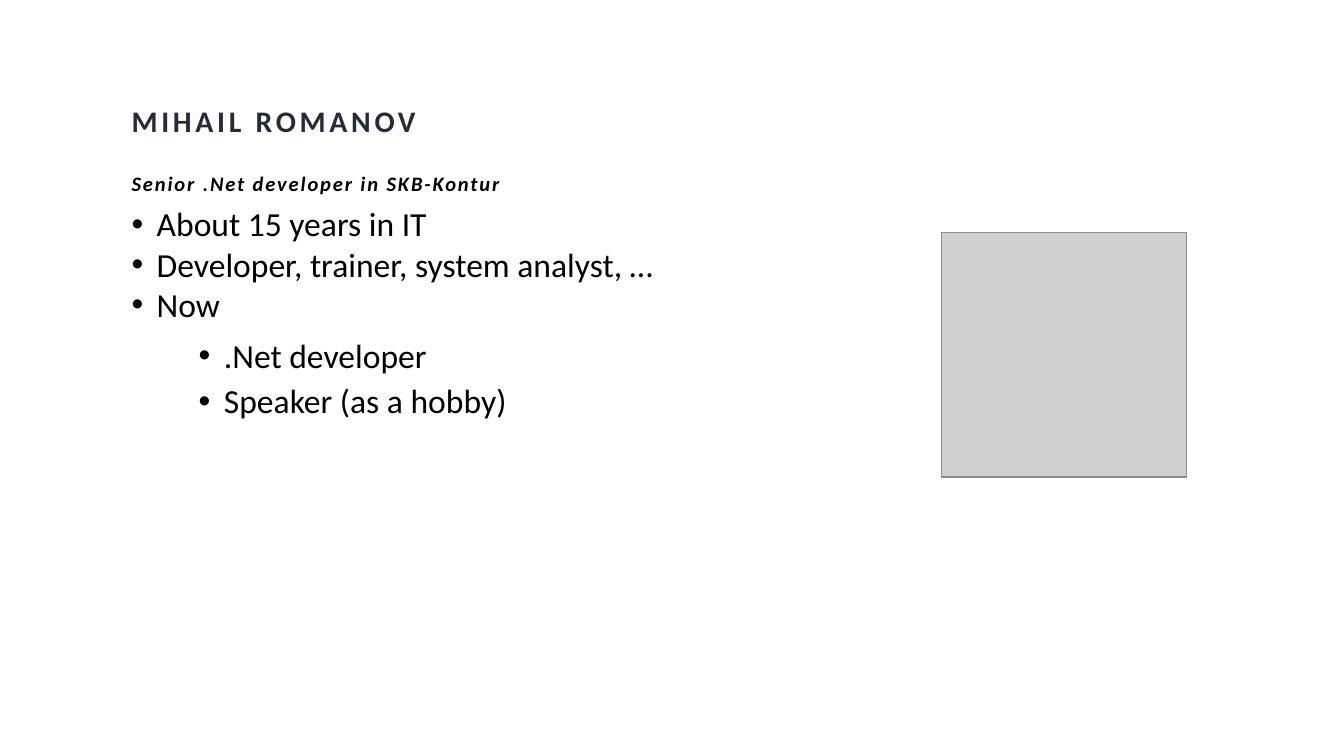
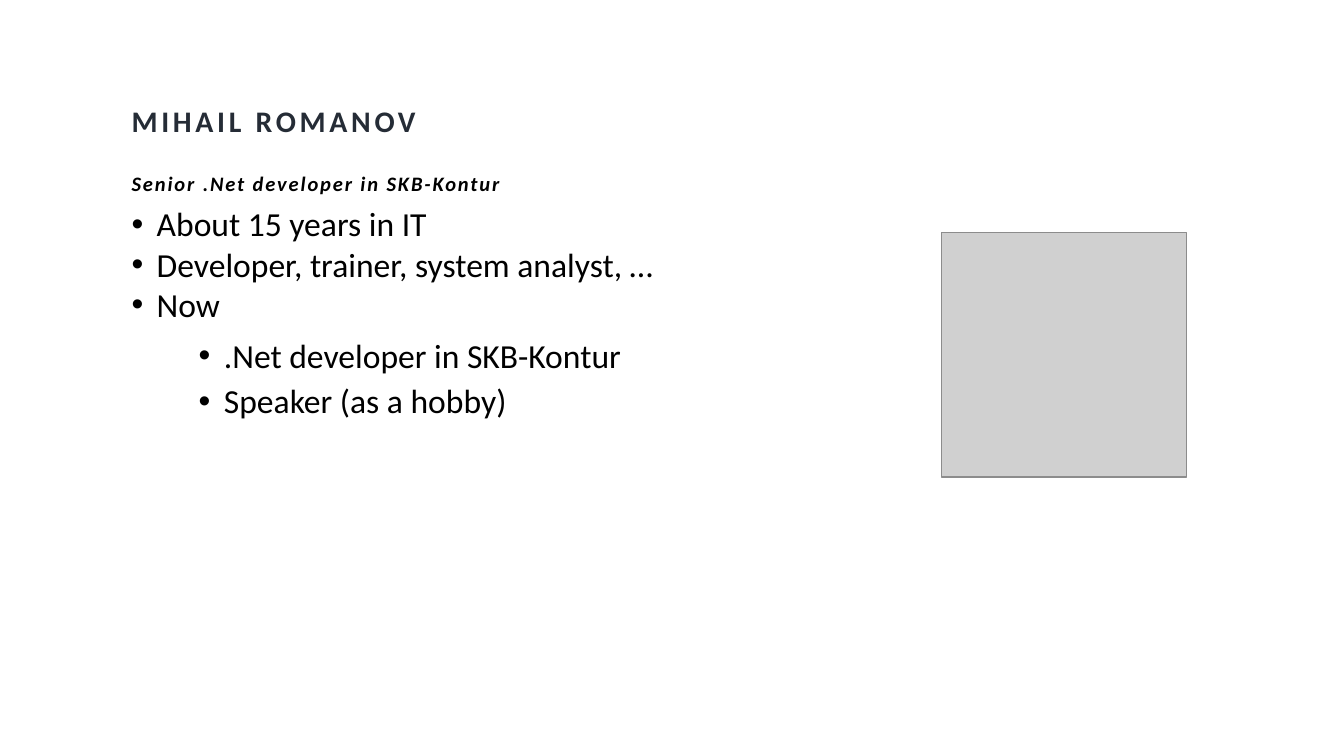
Before and after one commit to MihailRomanov/TechTalks_GUI_in_Net, a slide deck: slide 2 of presentation.pptx. Drawn at 1344x756 pixels with LibreOffice and Linux fonts; fonts in the diff are those of the drawing; grey boxes stand for pictures; background and template pictures are left out. Boxes give left, top, right and bottom in pixels: in the first picture for what was removed or moved away, otherwise in the second. Text is boxed around its words. In the diff, an @@ line names an element or a change of style, - is before the commit and + after.

```diff
--- a/presentation.pptx
+++ b/presentation.pptx
@@ text at <box>224,344,621,374</box>: text changed @@
-  • .Net developer
+  • .Net developer in SKB-Kontur
```
Also in this commit, not shown: 2 other slides changed, 2 slides added.
